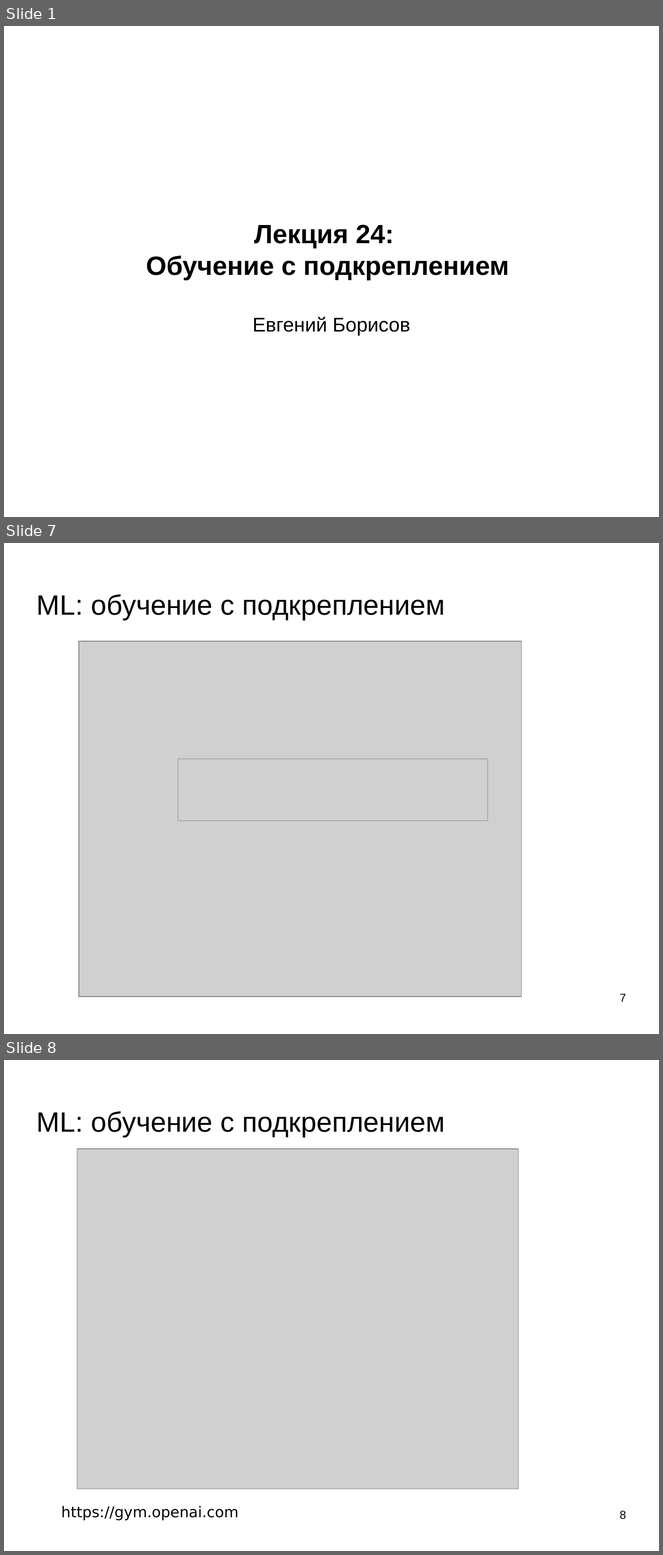
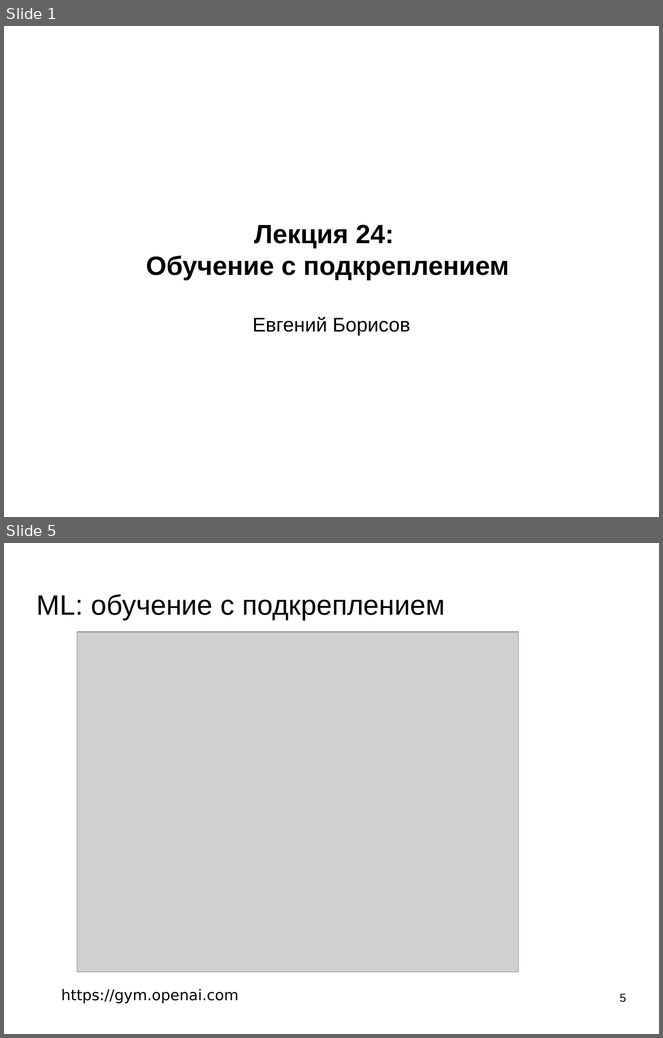
Before and after one commit to mechanoid5/ml_lectorium_legacy, a slide deck: 24-rl-dqn.odp. Shown one above the other, each under a label of ours: slides 1, 7 and 8 before the commit, slides 1 and 5 after it; the slides between them are not shown. The pictures are 663x1555 and 663x1038 pixels, drawn with LibreOffice and Linux fonts; fonts in the diff are those of the drawing; grey boxes stand for pictures; background and template pictures are left out. Boxes give left, top, right and bottom in pixels: in the first picture for what was removed or moved away, otherwise in the second. Text is boxed around its words. In the diff, an @@ line names an element or a change of style, - is before the commit and + after.

```diff
--- a/24-rl-dqn.odp
+++ b/24-rl-dqn.odp
@@ slide 7 removed at (4, 543, 659, 1034), background picture (left out) @@
@@ title removed at (37, 594, 445, 620) @@
-ML: обучение с подкреплением
@@ picture removed at (79, 641, 522, 996) @@
@@ picture removed at (178, 759, 488, 821) @@
@@ page number removed at (620, 994, 626, 1002) @@
-7
@@ what was slide 8 is now slide 5 @@
@@ page number at (620, 994, 626, 1003): text changed @@
-8
+5
```
Also in this commit, not shown: 4 slides changed, 2 other slides removed.
